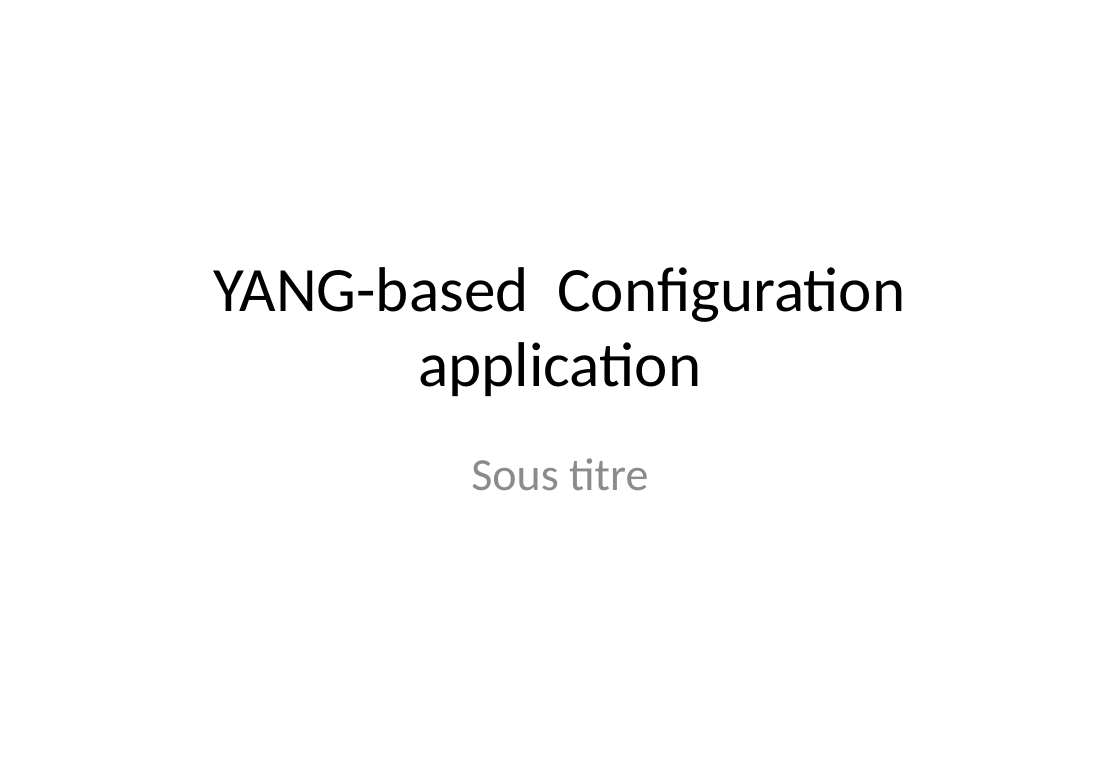
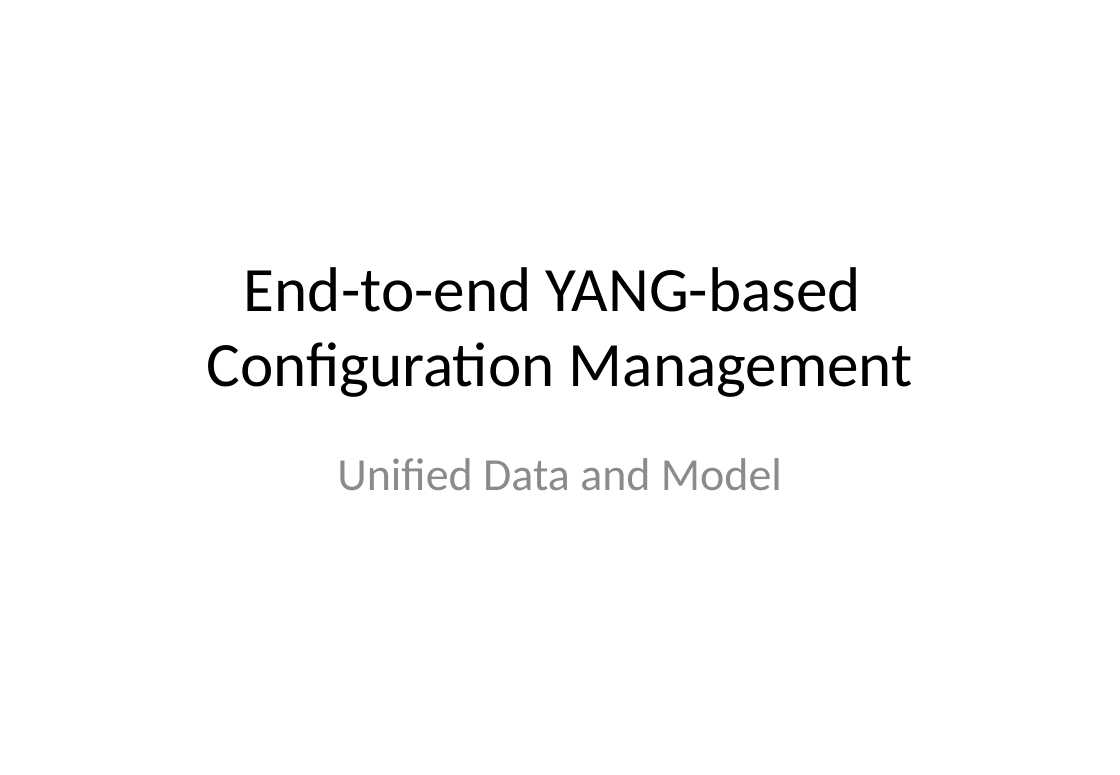
Before and after one commit to AaronNGray/jYang, a slide deck: slide 1 of yang-manager/reports/YangArchi.pptx. Drawn at 1120x775 pixels with LibreOffice and Linux fonts; fonts in the diff are those of the drawing. Boxes give left, top, right and bottom in pixels: in the first picture for what was removed or moved away, otherwise in the second. Text is boxed around its words. In the diff, an @@ line names an element or a change of style, - is before the commit and + after.

```diff
--- a/yang-manager/reports/YangArchi.pptx
+++ b/yang-manager/reports/YangArchi.pptx
@@ title at bbox=[206, 267, 913, 397]: text changed @@
-YANG-based Configuration application
+End-to-end YANG-based Configuration Management
@@ subtitle at bbox=[337, 458, 782, 490]: text changed @@
-Sous titre
+Unified Data and Model
```
Also in this commit, not shown: 15 other slides changed, 3 slides added, 2 slides removed.
